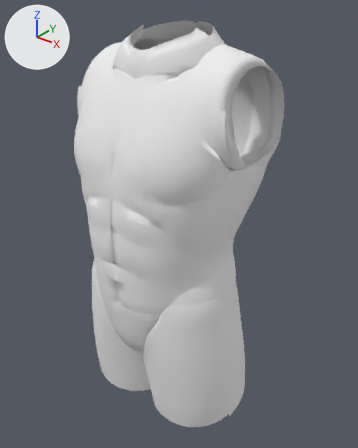
One commit to the glTF model assets/armor/armure_tabard.glb: the scene before it, then after it.
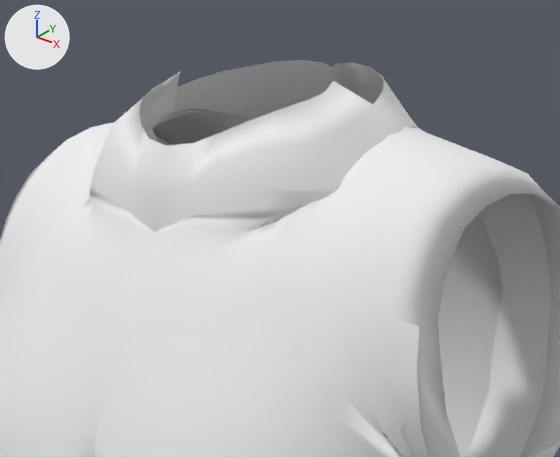
Each version appears first whole from a 50 mm lens placed at (0.757, -0.913, 1.686), pointed at (0.02, 0.008, 1.115), and next in a close-up on the part from 23% to 76% of the width and 0% to 35% of the height. The axes (+X, +Y, +Z) are drawn at upper left. The lights are the same throughout. The first two pictures are the older version. Vertices at exactly the same position are counted once.

In view in the first close-up: 'armure_tabard'.
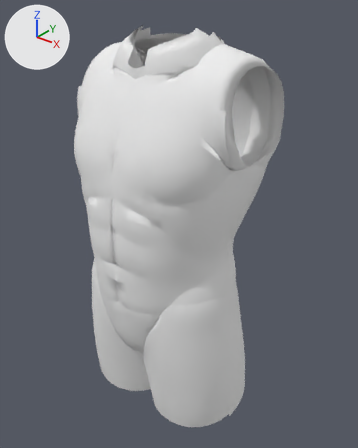
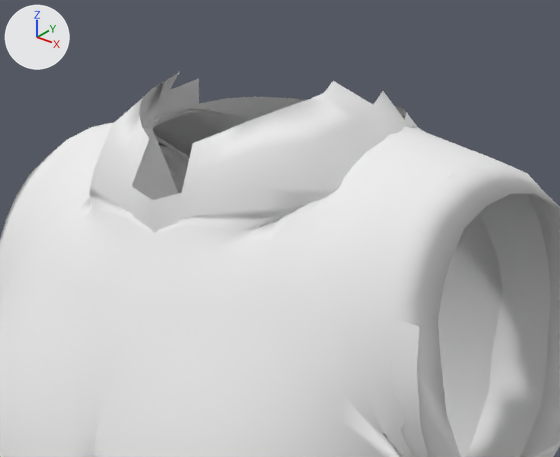
What differs and where, as boxes (x1, y1, x2, y2) in the close-ups (560 x 457 px):
'armure_tabard', reshaped: before (0, 60, 560, 457); after (0, 72, 560, 457)
part 1 of me_armure_tabard, deleted: before (132, 60, 406, 200)

What the commit changed:
me_armure_tabard is used by ob_armure_tabard; location (0.0, 0.0, 0.0).
me_armure_tabard had 4530 vertices, 8908 faces and spanned x -0.246..0.246, y -0.216..0.184, z 0.599..1.606.
me_armure_tabard now has 4508 vertices, 8864 faces and spans x -0.246..0.246, y -0.216..0.184, z 0.599..1.601.
Part 1, on me_armure_tabard:
22 vertices are removed from x -0.119..0.119, y -0.111..0.097, z 1.498..1.606.
44 faces are deleted.
